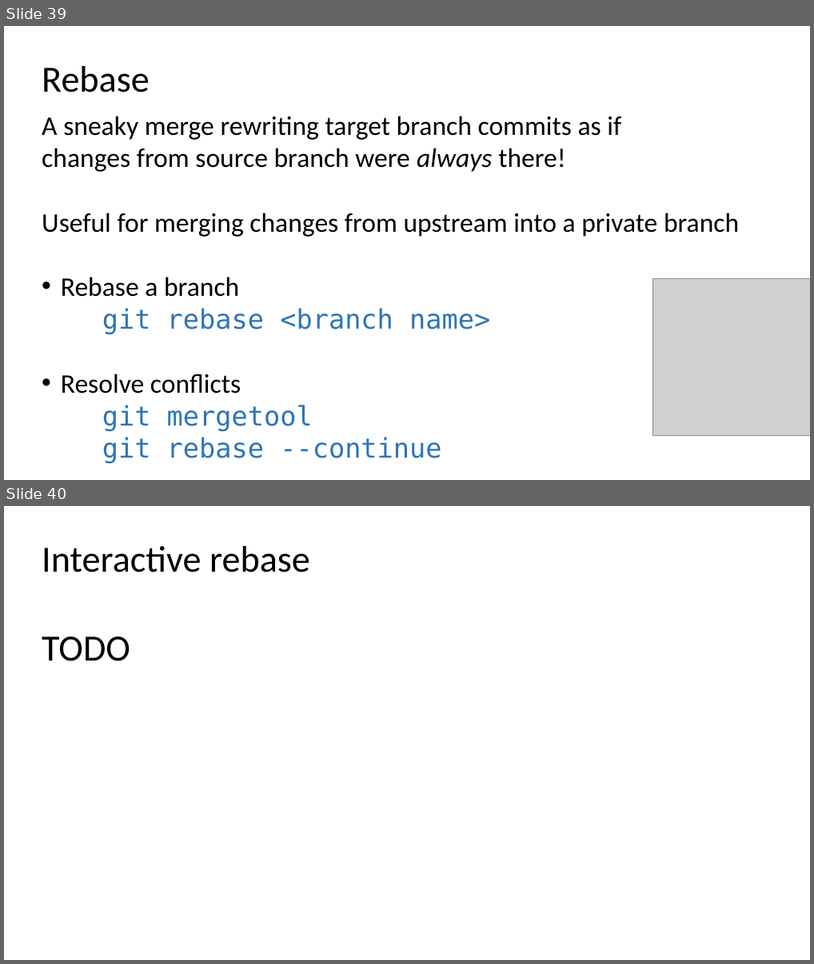
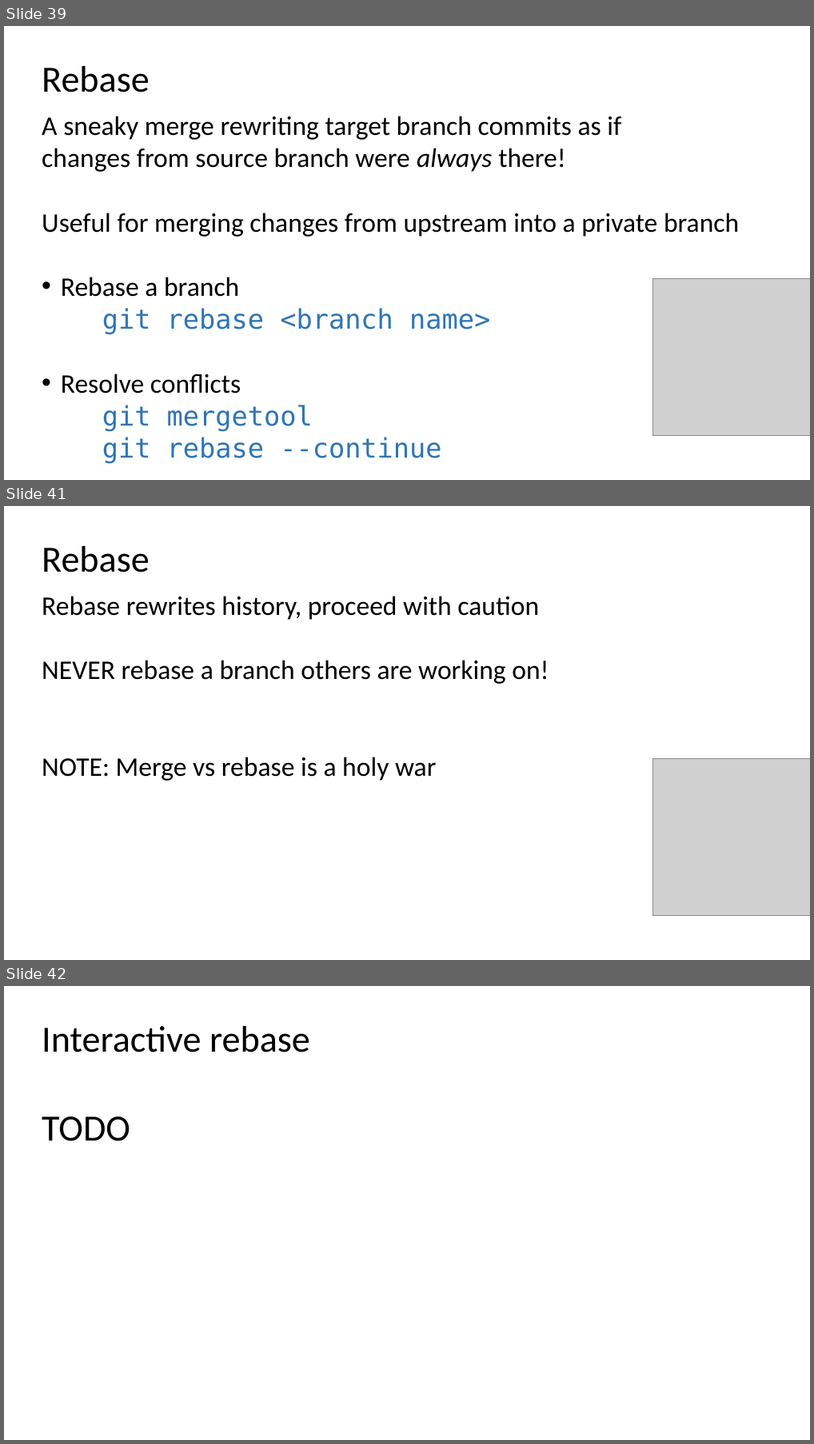
Before and after one commit to ogvolkov/git-101, a slide deck: git101.pptx. Shown one above the other, each under a label of ours: slides 39 and 40 before the commit, slides 39, 41 and 42 after it; the slides between them are not shown. The pictures are 814x964 and 814x1444 pixels, drawn with LibreOffice and Linux fonts; fonts in the diff are those of the drawing; grey boxes stand for pictures. Boxes give left, top, right and bottom in pixels: in the first picture for what was removed or moved away, otherwise in the second. Text is boxed around its words. In the diff, an @@ line names an element or a change of style, - is before the commit and + after.

Commit message:
Rebase graphs

```diff
--- a/git101.pptx
+++ b/git101.pptx
@@ slide 41 added at <box>4,506,810,960</box>, background #FFFFFF @@
@@ text added at <box>42,546,150,572</box>, 44 pt, text #000000 @@
+Rebase
@@ text added at <box>42,596,549,780</box>, 32 pt, text #000000 @@
+Rebase rewrites history, proceed with caution
+NEVER rebase a branch others are working on!
+NOTE: Merge vs rebase is a holy war
@@ picture added at <box>653,758,810,916</box> @@
@@ what was slide 40 is now slide 42 @@
```
Also in this commit, not shown: 2 other slides added.
